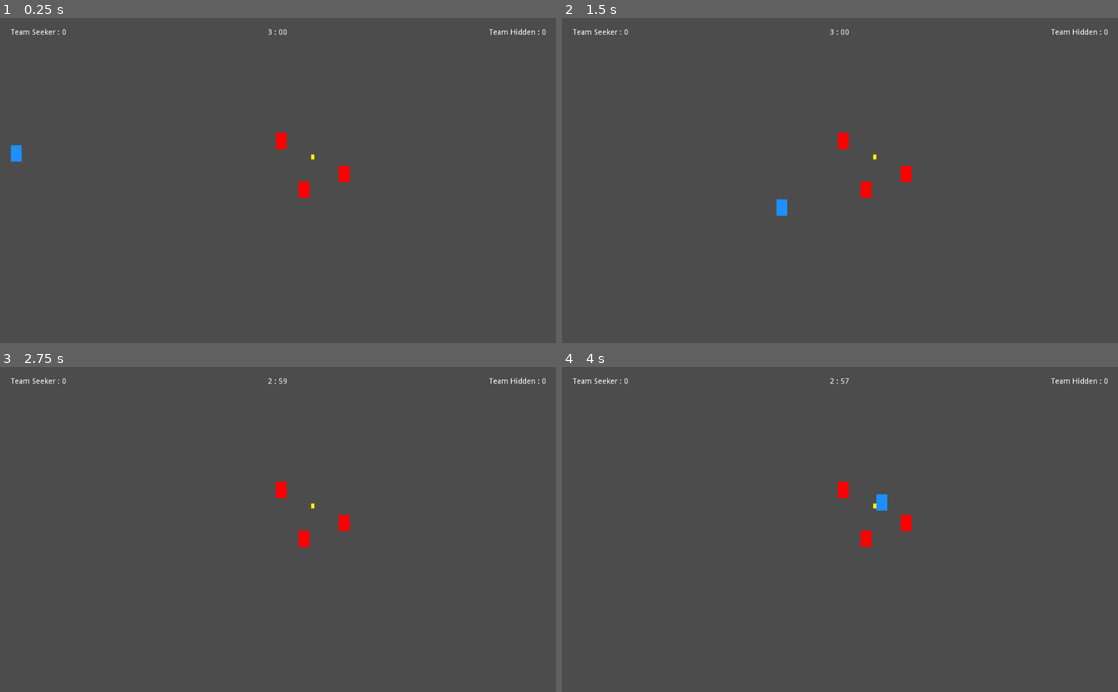
Above: before the commit, frames 1-4 (two rows, left to right).
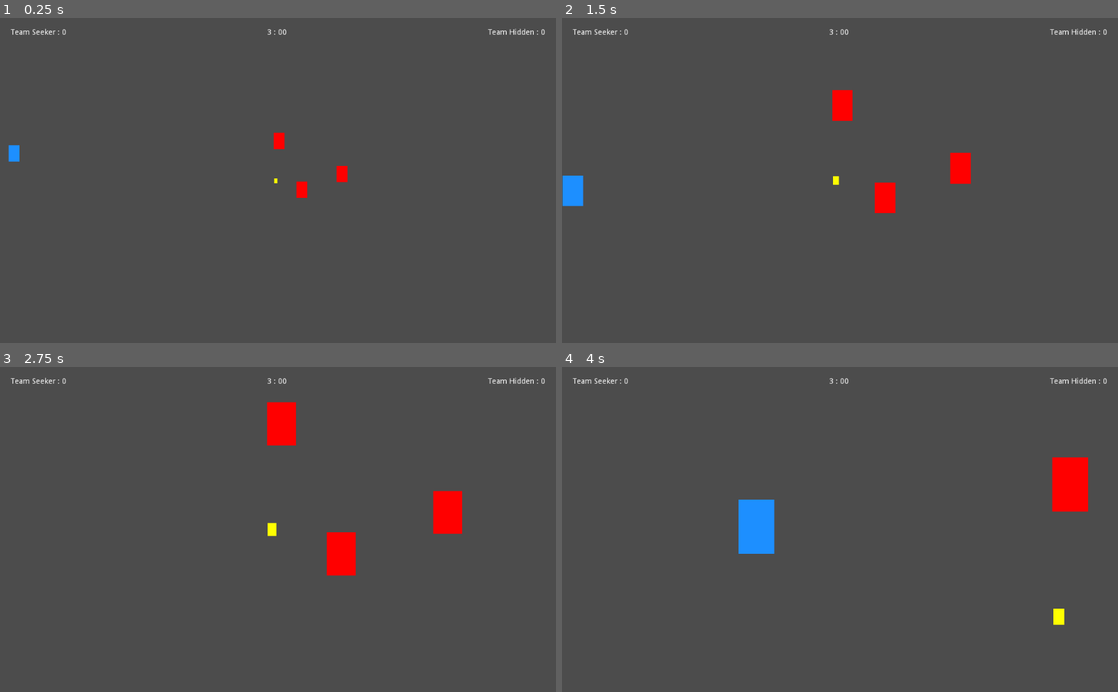
Above: after the commit, the same moments.

Repository: SinelVinesh/ProjetKapoka
Game: Godot game, scene res://scenes/Admin.tscn
Same seed, same stepped clock (60 frames per second), same inputs: the game is played once before the commit and once after it. The project has no main scene, so this scene is started directly.
Inputs:
- Up to frame 1 (0.25 s): no input
- Up to frame 2 (1.5 s): tap Enter at 0.5 s; hold Right (ui_right) 0.53-1.28 s; hold Down (ui_down) from 1.28 s (still down)
- Up to frame 3 (2.75 s): release Down (ui_down) at 2.03 s; hold Right (ui_right) from 2.03 s (still down)
- Up to frame 4 (4 s): release Right (ui_right) at 2.78 s; hold Up (ui_up) 2.78-3.53 s; hold Left (ui_left) from 3.53 s (still down)

The runs differ from the first frame. In frame 1, 0.4% of the frame differs, in the area x 1-99%, y 3-56%; in frame 2, 2.0%; in frame 3, 2.6%; in frame 4, 2.8%, in the area x 31-99%, y 3-80%.

Commit message:
Smooth Camera

Diff:
--- a/scenes/Admin.tscn
+++ b/scenes/Admin.tscn
@@ -8,20 +8,13 @@
 "points": PoolVector2Array( 0, 0, 0, 0, 576, 192, 0, -68.974, 0, 68.974, 640, 256, 0, 0, 0, 0, 576, 320, 0, 60.6496, 0, -60.6496, 512, 256, 0, 0, 0, 0, 576, 192 )
 }
 
+[sub_resource type="CircleShape2D" id=2]
+radius = 40.7922
+
 [node name="Admin" type="Node2D"]
 script = ExtResource( 1 )
 
-[node name="Seekers" type="Node2D" parent="."]
-
-[node name="Hidden" type="Node2D" parent="."]
-
-[node name="GameTimer" type="Timer" parent="."]
-autostart = true
-script = ExtResource( 2 )
-
-[node name="HUD" type="Control" parent="."]
-margin_right = 1026.0
-margin_bottom = 601.0
+[node name="HUD" type="CanvasLayer" parent="."]
 
 [node name="TimerLabel" type="Label" parent="HUD"]
 anchor_left = 0.5
@@ -47,18 +40,43 @@
 grow_horizontal = 0
 align = 2
 
-[node name="Camera" type="Camera2D" parent="."]
-position = Vector2( 512, 300 )
+[node name="Seekers" type="Node2D" parent="."]
+
+[node name="Hidden" type="Node2D" parent="."]
+
+[node name="GameTimer" type="Timer" parent="."]
+script = ExtResource( 2 )
 
 [node name="Path2D" type="Path2D" parent="."]
+position = Vector2( -32, 76.1579 )
+scale = Vector2( 0.9375, 0.874538 )
 curve = SubResource( 1 )
+__meta__ = {
+"_edit_group_": true
+}
 
 [node name="PathFollow2D" type="PathFollow2D" parent="Path2D"]
 position = Vector2( 576, 192 )
 rotation = -0.0144416
 
-[node name="KapokaSpawn" type="Position2D" parent="Path2D"]
-position = Vector2( 576, 256 )
+[node name="GameCamera" type="Camera2D" parent="."]
+position = Vector2( 516, 300 )
+current = true
+smoothing_enabled = true
+smoothing_speed = 7.0
+
+[node name="KapokaArea" type="Area2D" parent="."]
+
+[node name="Collision" type="CollisionShape2D" parent="KapokaArea"]
+position = Vector2( 512, 300 )
+shape = SubResource( 2 )
+
+[node name="KapokaSpawn" type="Position2D" parent="."]
+position = Vector2( 512, 300 )
+__meta__ = {
+"_gizmo_extents_": 26.8
+}
 
 [connection signal="count_down" from="GameTimer" to="." method="_on_GameTimer_count_down"]
 [connection signal="timeout" from="GameTimer" to="." method="_on_GameTimer_timeout"]
+[connection signal="body_entered" from="KapokaArea" to="." method="_on_kapoka_reached"]
--- a/scenes/Player.tscn
+++ b/scenes/Player.tscn
@@ -7,6 +7,7 @@
 
 [node name="Player" type="KinematicBody2D"]
 script = ExtResource( 2 )
+speed = 300.0
 
 [node name="ColorRect" type="ColorRect" parent="."]
 anchor_left = 0.5
--- a/scripts/Admin.gd
+++ b/scripts/Admin.gd
@@ -5,6 +5,9 @@
 var seeker_list = []
 var hidden_list = []
 const seeker_spawn = Vector2(30,250)
+var init_distance
+var camera_lock = false
+var started = false
 
 # Called when the node enters the scene tree for the first time.
 func _ready():
@@ -36,6 +39,8 @@
 	$Seekers.add_child(seeker)
 	seeker.get_node("ColorRect").color = Color.dodgerblue
 	seeker.position = seeker_spawn
+	seeker.add_to_group("seeker")
+	init_distance = seeker.position.distance_to($KapokaSpawn.position)
 	pass
 
 func spawnHidden():
@@ -44,9 +49,10 @@
 		$Path2D/PathFollow2D.unit_offset = randf()
 		var hidden = player_scene.instance() as Player
 		hidden_list.append(hidden)
-		$Hidden.add_child(hidden)
 		hidden.get_node("ColorRect").color = Color.red
 		hidden.position = $Path2D/PathFollow2D.position
+		print("path : " + str($Path2D/PathFollow2D.position) + "; Hidden : "+ str(hidden.position))
+		$Hidden.add_child(hidden)
 		hidden.set_process(false)
 	pass
 
@@ -54,21 +60,30 @@
 	var kapoka = player_scene.instance() as Player
 	kapoka.get_node("ColorRect").color = Color.yellow
 	kapoka.scale = Vector2(0.3,0.3)
-	kapoka.position = $Path2D/KapokaSpawn.position
+	kapoka.position = $KapokaSpawn.position
 	add_child(kapoka)
 	kapoka.set_process(false)
 
 func _process(delta):
-	handleCamera()
+	handleCamera(delta)
 
-func handleCamera():
+func handleCamera(delta):
 	var seeker = seeker_list[0] as Player
-	var distance = seeker.position.distance_to($Path2D/KapokaSpawn.position)
-	print(distance)
+	var distance = seeker.position.distance_to($KapokaSpawn.position)
+	var zoom = clamp(distance/ init_distance,0.3,1)
+	if(!camera_lock) :
+		$GameCamera.set_zoom(Vector2(zoom,zoom))
+	if(zoom == 0.3) :
+		camera_lock = true
+	if(camera_lock):
+		$GameCamera.position.x = seeker_list[0].position.x
+		$GameCamera.position.y = seeker_list[0].position.y
 
 # called when the seekers reach the kapoka at the start of the game
-func _on_kapoka_reached():
-	$GameTimer.start()
+func _on_kapoka_reached(body: Node):
+	if(body.is_in_group("seeker") && !started) :
+		$GameTimer.start()
+		started = true
 
 # called when a hider hit the kapoka
 func _on_kapoka_hit():
--- a/scripts/Player.gd
+++ b/scripts/Player.gd
@@ -2,7 +2,7 @@
 class_name Player
 
 var velocity : Vector2
-export var speed = 500.0
+export var speed = 200.0
 
 # Declare member variables here. Examples:
 # var a = 2
Not shown: 1 places in scenes/Admin.tscn that only renumber resources
